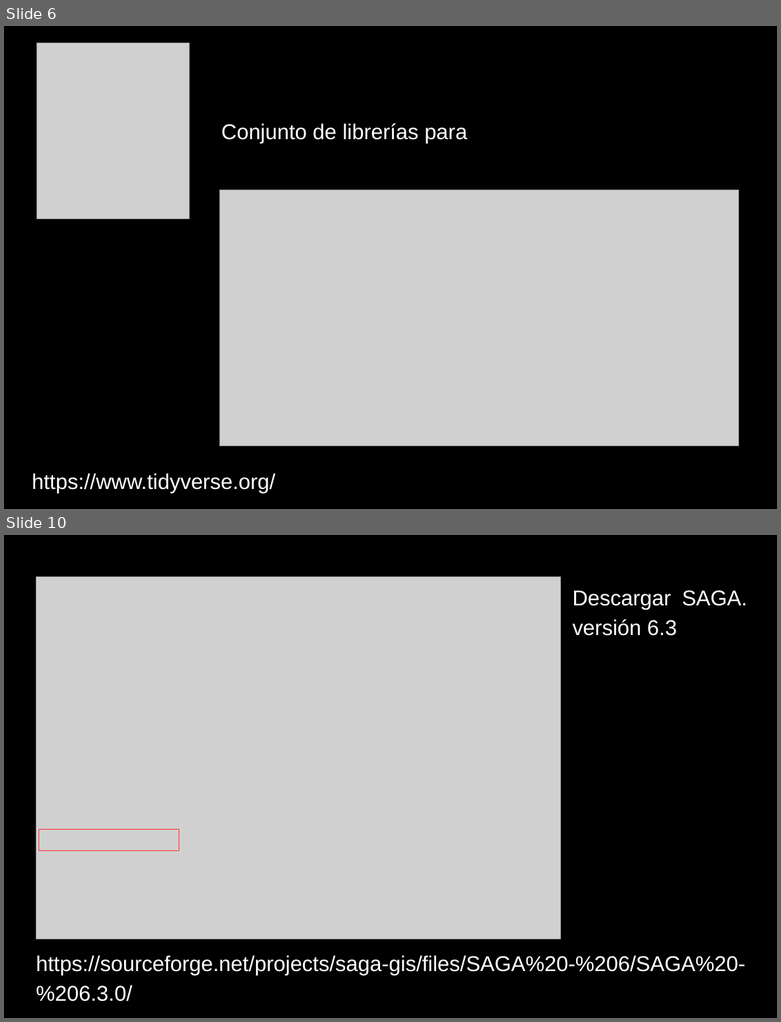
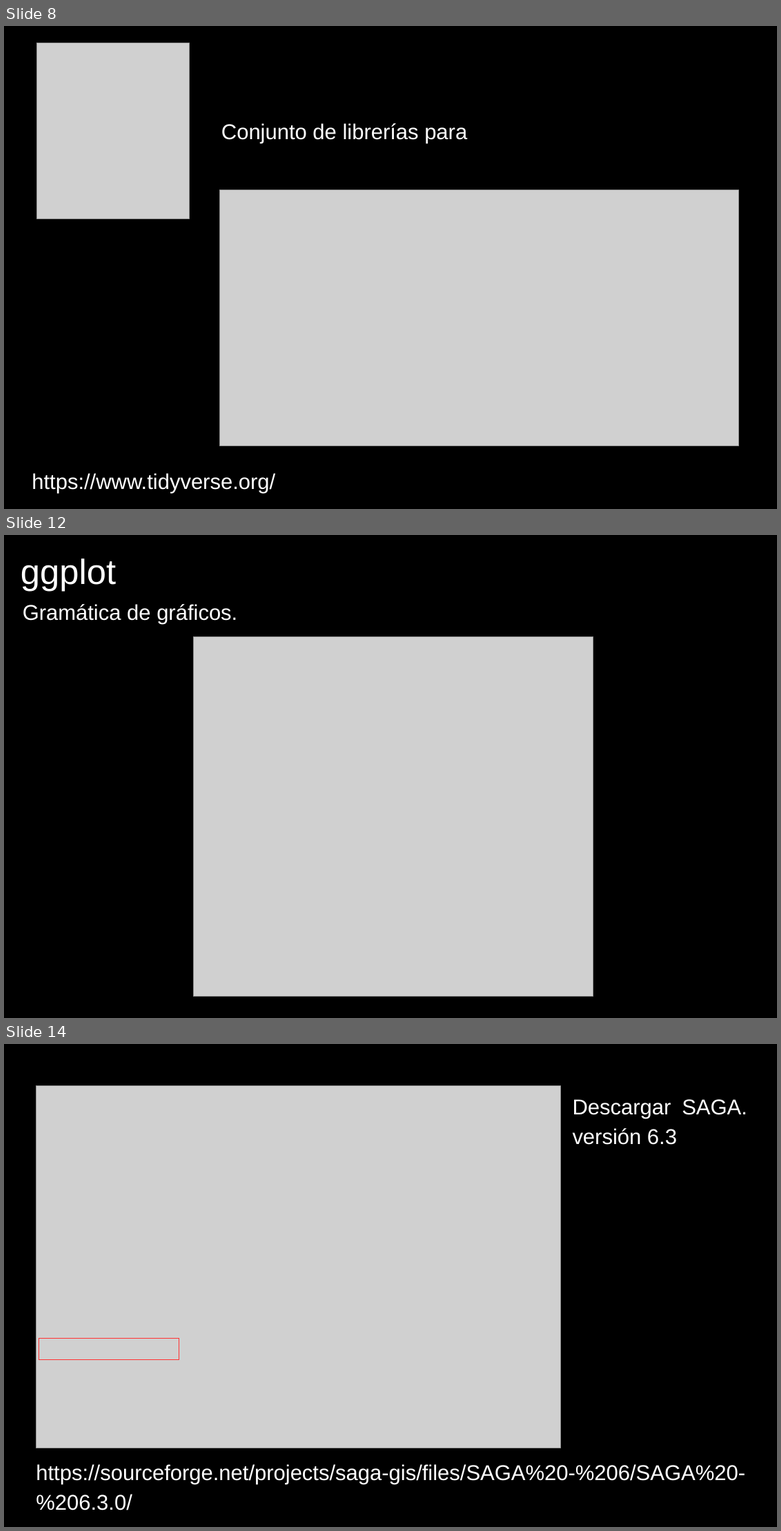
Before and after one commit to lebalcazar/R_IITCA, a slide deck: Presentacion/presentacion_01.odp. Shown one above the other, each under a label of ours: slides 6 and 10 before the commit, slides 8, 12 and 14 after it; the slides between them are not shown. The pictures are 781x1022 and 781x1531 pixels, drawn with LibreOffice and Linux fonts; fonts in the diff are those of the drawing; grey boxes stand for pictures. Boxes give left, top, right and bottom in pixels: in the first picture for what was removed or moved away, otherwise in the second. Text is boxed around its words. In the diff, an @@ line names an element or a change of style, - is before the commit and + after.

```diff
--- a/Presentacion/presentacion_01.odp
+++ b/Presentacion/presentacion_01.odp
@@ slide 12 added at <box>4,535,777,1018</box>, background #000000 @@
@@ text added at <box>21,558,116,591</box>, 36 pt, text #FFFFFF @@
+ggplot
@@ title added at <box>23,604,237,625</box>, 22 pt, text #FFFFFF @@
+Gramática de gráficos.
@@ picture added at <box>193,636,593,997</box> @@
@@ what was slide 6 is now slide 8 @@
@@ what was slide 10 is now slide 14 @@
```
Also in this commit, not shown: 2 slides changed, 5 other slides added, 3 slides removed, 1 other file.
